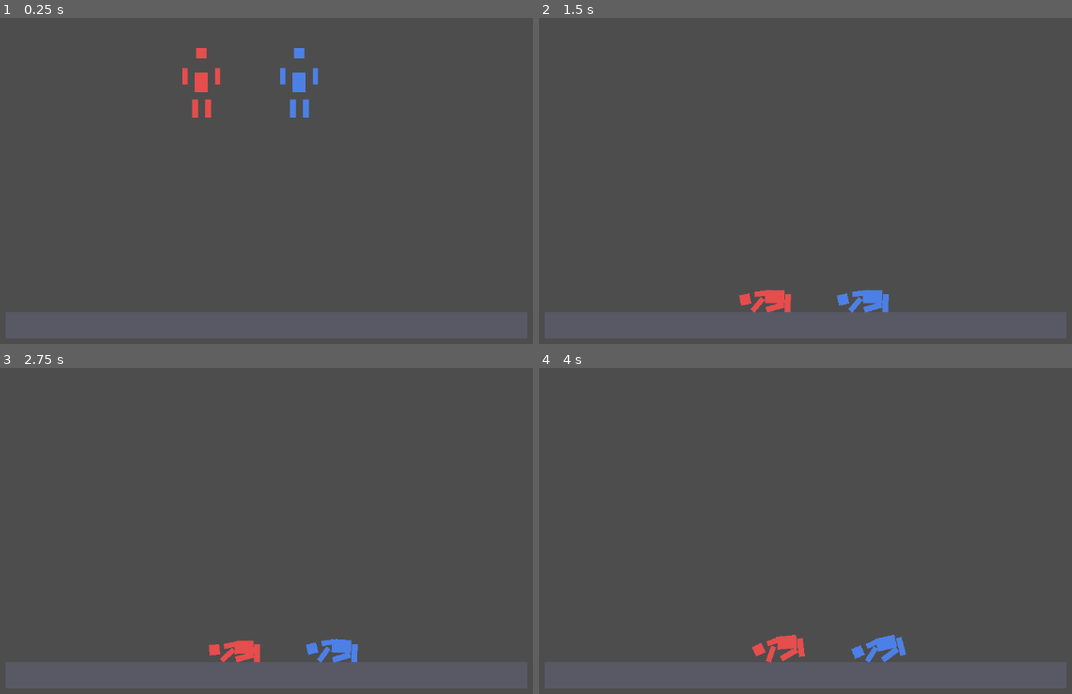
Above: before the commit, frames 1-4 (two rows, left to right).
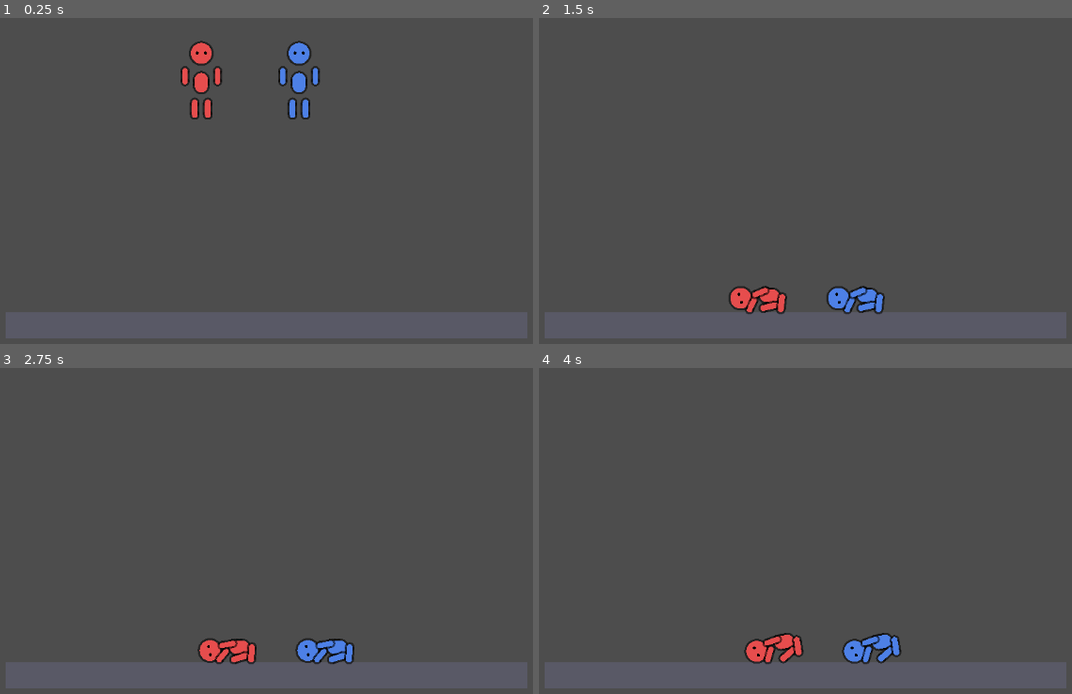
Above: after the commit, the same moments.

Repository: insukimee/-
Game: Godot game, scene res://scenes/Main.tscn
Two runs of this game, one before a commit and one after it. Both use one fixed random seed, a clock stepped at 60 frames per second and the inputs below.
Inputs (mouse positions are in pixels of both pictures, inside the frame that each line leads up to):
- Up to frame 1 (0.25 s): no input
- Up to frame 2 (1.5 s): move the mouse to (970, 174) at 0.52 s; hold D (move_right) 0.53-1.28 s; hold Shift (grab) 0.53-1.28 s; tap Space (jump) at 0.77 s; move the mouse to (656, 216) at 1.27 s; hold A (move_left) from 1.28 s (still down); click (656, 216) at 1.35 s
- Up to frame 3 (2.75 s): tap Space (jump) at 1.52 s; move the mouse to (341, 452) at 2.02 s; release A (move_left) at 2.03 s; hold D (move_right) from 2.03 s (still down); hold Shift (grab) from 2.03 s (still down)
- Up to frame 4 (4 s): tap Enter at 2.75 s; move the mouse to (768, 628) at 2.77 s; release Shift (grab) at 2.78 s; click (768, 628) at 2.85 s; tap Space (jump) at 3.02, 3.77 s; move the mouse to (1029, 609) at 3.52 s; release D (move_right) at 3.53 s; hold A (move_left) from 3.53 s (still down); hold Shift (grab) from 3.53 s (still down)

The runs differ from the first frame. In frame 1, 1.0% of the frame differs, in the area x 33-60%, y 6-32%; in frame 2, 1.2%, in the area x 35-66%, y 82-91%; in frame 3, 1.1%; in frame 4, 1.2%.

Commit message:
Draw ragdoll parts as outlined capsules/circles instead of flat rects
Add RagdollVisual.gd which draws each body part as a capsule (torso/
arms/legs) or circle (head) with a dark outline, replacing the plain
ColorRect. The head also gets simple eye dots. Collision shapes switch
from RectangleShape2D to CapsuleShape2D to match the new silhouette.

Diff:
--- a/scripts/Player.gd
+++ b/scripts/Player.gd
@@ -4,6 +4,8 @@
 ## 랙돌 캐릭터 컨트롤러
 ## 몸통(Torso)을 중심으로 머리/팔/다리를 PinJoint2D로 연결한 물리 기반 캐릭터
 ## 1P: 이동(WASD/방향키) + 점프(Space) + 잡기(Shift) + 밀기(마우스 좌클릭)
+
+const RAGDOLL_VISUAL_SCRIPT := preload("res://scripts/RagdollVisual.gd")
 
 @export var move_force: float = 900.0
 @export var jump_impulse: float = 350.0
@@ -60,16 +62,17 @@
 		c.radius = size.x
 		shape.shape = c
 	else:
-		var r := RectangleShape2D.new()
-		r.size = size
-		shape.shape = r
+		var cap := CapsuleShape2D.new()
+		cap.radius = size.x / 2.0
+		cap.height = size.y
+		shape.shape = cap
 	body.add_child(shape)
 
-	var color_rect := ColorRect.new()
-	color_rect.color = player_color
-	color_rect.size = size
-	color_rect.position = -size / 2.0
-	body.add_child(color_rect)
+	var visual := RAGDOLL_VISUAL_SCRIPT.new()
+	visual.fill_color = player_color
+	visual.shape_size = size
+	visual.is_circle = is_circle
+	body.add_child(visual)
 
 	add_child(body)
 	return body
--- /dev/null
+++ b/scripts/RagdollVisual.gd
@@ -0,0 +1,35 @@
+extends Node2D
+
+## 랙돌 파츠 시각화: ColorRect 대신 캡슐/원형 + 테두리를 직접 그린다.
+## is_circle이면 머리로 간주해 간단한 눈 디테일도 함께 그린다.
+
+@export var fill_color: Color = Color.WHITE
+@export var outline_color: Color = Color(0, 0, 0, 0.55)
+@export var outline_width: float = 3.0
+@export var shape_size: Vector2 = Vector2(20, 30)
+@export var is_circle: bool = false
+
+func _draw() -> void:
+	if is_circle:
+		var radius: float = shape_size.x
+		draw_circle(Vector2.ZERO, radius + outline_width, outline_color)
+		draw_circle(Vector2.ZERO, radius, fill_color)
+		_draw_face(radius)
+	else:
+		var radius: float = shape_size.x / 2.0
+		var half_h: float = max(shape_size.y / 2.0 - radius, 0.0)
+		_draw_capsule(radius + outline_width, half_h, outline_color)
+		_draw_capsule(radius, half_h, fill_color)
+
+func _draw_capsule(radius: float, half_h: float, color: Color) -> void:
+	draw_circle(Vector2(0, -half_h), radius, color)
+	draw_circle(Vector2(0, half_h), radius, color)
+	if half_h > 0.0:
+		draw_rect(Rect2(Vector2(-radius, -half_h), Vector2(radius * 2.0, half_h * 2.0)), color)
+
+func _draw_face(radius: float) -> void:
+	var eye_offset := radius * 0.4
+	var eye_y := -radius * 0.05
+	var eye_radius := radius * 0.14
+	draw_circle(Vector2(-eye_offset, eye_y), eye_radius, Color.BLACK)
+	draw_circle(Vector2(eye_offset, eye_y), eye_radius, Color.BLACK)
